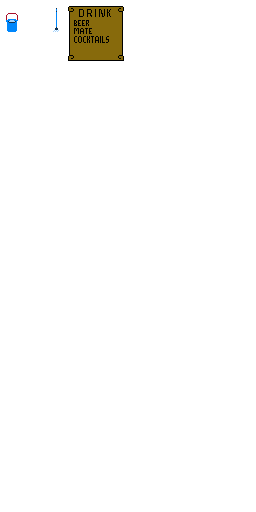
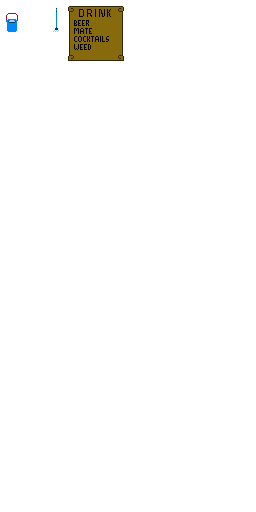
Layer changes from the first 256px x 512px image to the second:
pixels changed over [68, 6, 124, 61] (layer not identified)
